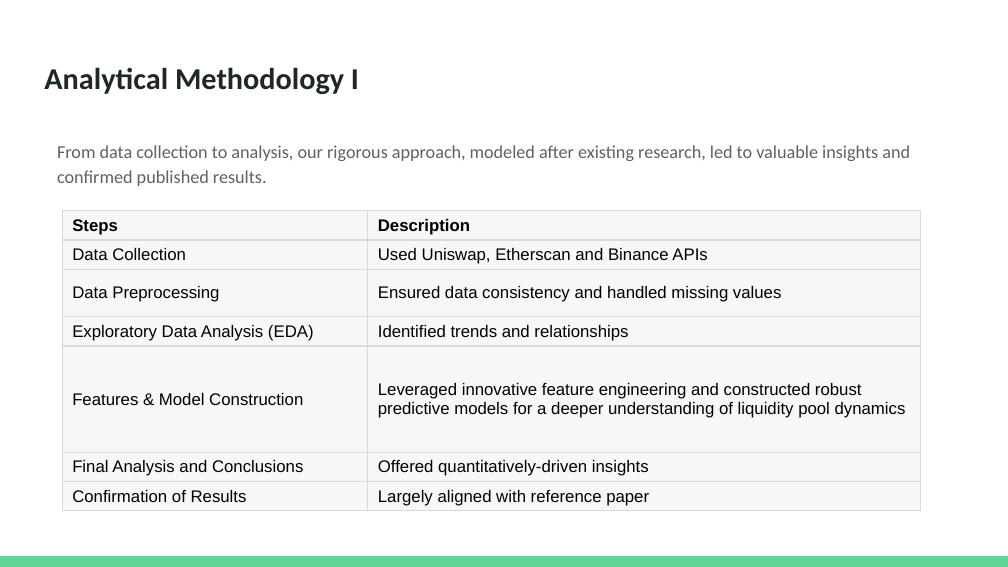
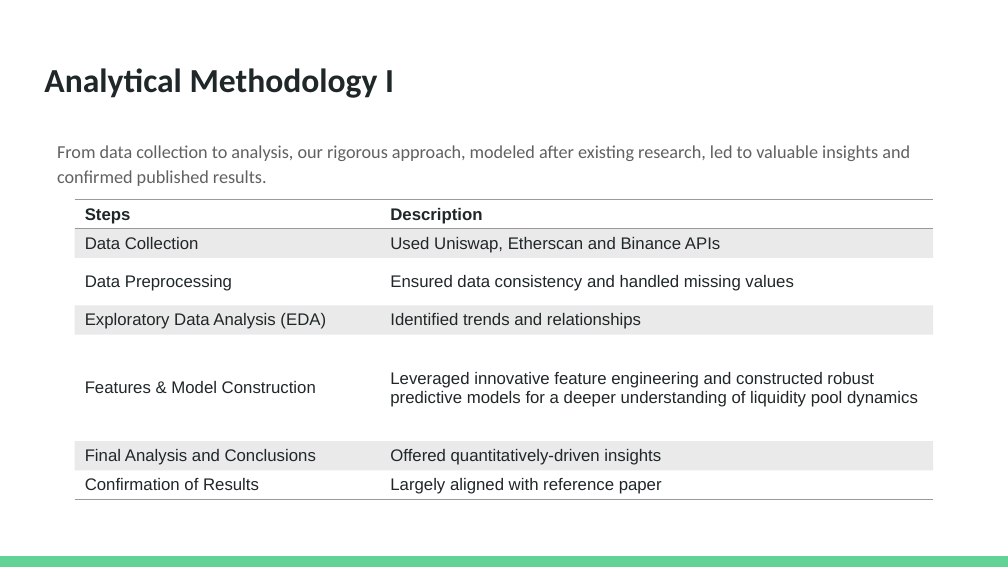
Before and after one commit to datagero/defi-liquidity-events-effect, a slide deck: slide 5 of Final Presentation Slides/Team 111 Presentation Slides.pptx. Drawn at 1008x567 pixels with LibreOffice and Linux fonts; fonts in the diff are those of the drawing. Boxes give left, top, right and bottom in pixels: in the first picture for what was removed or moved away, otherwise in the second. Text is boxed around its words. In the diff, an @@ line names an element or a change of style, - is before the commit and + after.

```diff
--- a/Final Presentation Slides/Team 111 Presentation Slides.pptx
+++ b/Final Presentation Slides/Team 111 Presentation Slides.pptx
@@ title "Analytical Methodology I" at [44, 68, 394, 98]: size 21.6 to 24 pt @@
@@ table at [75, 200, 933, 505] @@
@@ fill #F7F7F8 to none in 8 cells @@
@@ fill #F7F7F8 to #999999 at 20% opacity in 6 cells @@
@@ text colour #000000 to #202729 @@
@@ borders changed @@
@@ table: place and size @@
-table at [62, 211, 921, 516]
+table at [75, 200, 933, 505]
```
Also in this commit, not shown: 14 other slides changed, 1 slide removed, 3 other files.
